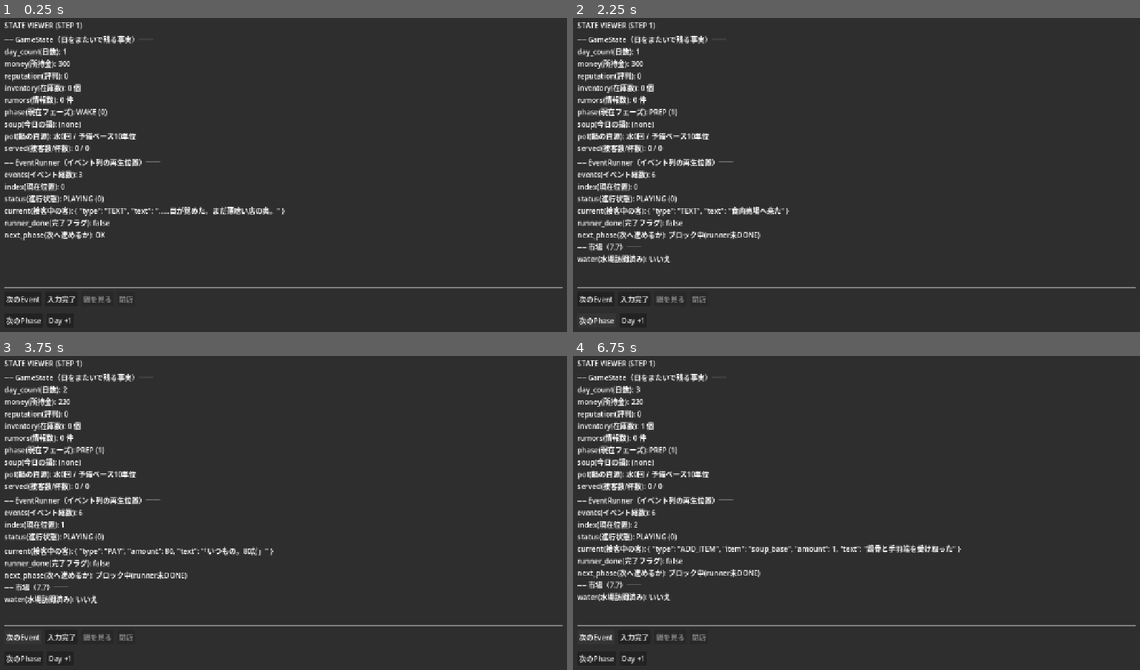
Above: before the commit, frames 1-4 (two rows, left to right).
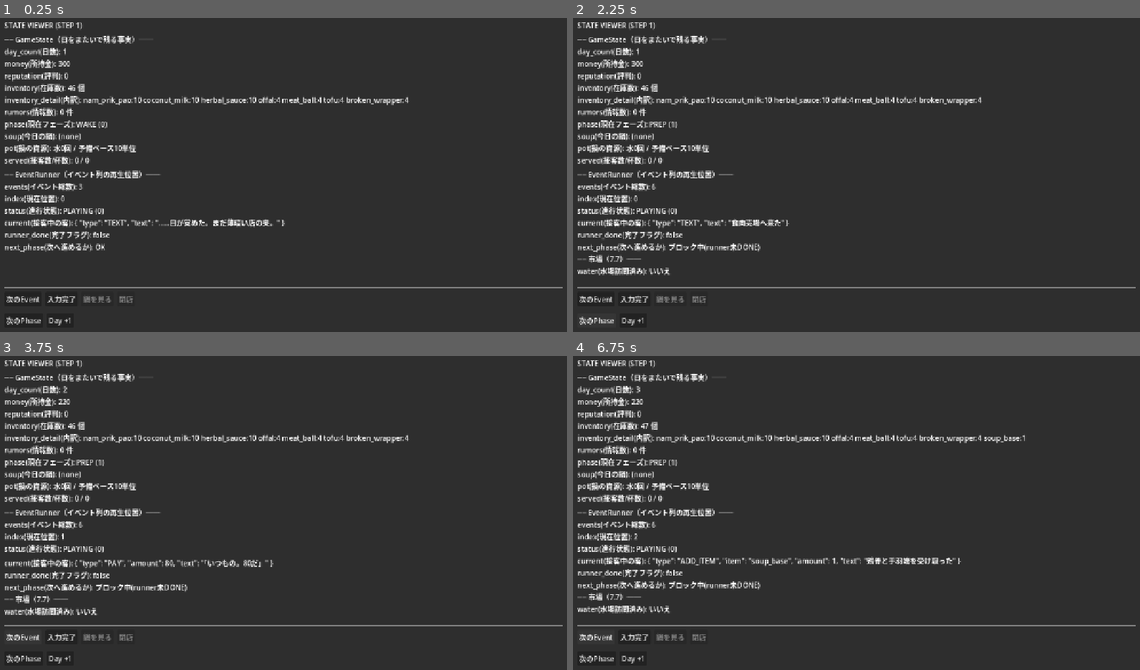
Above: after the commit, the same moments.

Repository: kimidorikame/Godot_Game01
Game: Godot game, scene res://scenes/debug_panel.tscn
Two runs of this game, one before a commit and one after it. Both use one fixed random seed, a clock stepped at 60 frames per second and the inputs below.
Inputs:
- Up to frame 1 (0.25 s): no input
- Up to frame 2 (2.25 s): click "次のEvent" at 0.5 s; click "入力完了" at 1.25 s; click "次のPhase" at 2 s
- Up to frame 3 (3.75 s): click "Day +1" at 2.75 s; click "次のEvent" at 3.5 s
- Up to frame 4 (6.75 s): click "入力完了" at 4.25 s; click "次のPhase" at 5 s; click "Day +1" at 5.75 s; click "次のEvent" at 6.5 s

The runs differ from the first frame. In frame 1, 5.3% of the frame differs, in the area x 0-73%, y 20-75%; in frame 2, 5.9%; in frame 3, 6.1%; in frame 4, 6.7%, in the area x 0-80%, y 20-83%.

Commit message:
DESIGN.md 7.7: 市場の日ごとの解禁・永順青果での実購入・ADJUST在庫連動を実装
3つを続けて積んだ一連の作業をまとめてコミットする：

- 市場5店（青果〜端材半端物）の enabled を GameState.day_count >= 2 で
  判定するよう変更。Event列生成時点の値に固定される制約は既存のまま
  （次にPREPへ入り直すまで反映されない）。
- 永順青果を実際に買える店にした。MARKETと同じ「optionsを持つEvent」の
  入れ子パターンで店内画面を作り、冬瓜(GENTLE)/苦瓜(BITTER)を1回5杯分
  ずつ購入可能に。所持金不足はボタン側で無効化。規格外野菜は企画上ベース
  代用品の位置づけと判明したため今回のスコープから除外。
- ADJUSTの選択肢を固定7種のハードコードから GameState.inventory の
  動的生成に変更。選ぶたびに remove_inventory で1消費し、接客途中で
  尽きた分もライブの在庫を見て無効化し直す（MARKETのenabledと同じ
  「Eventは読むだけで書き換えない」原則の帰結）。
  Day1開始時の初期在庫は調味料3種10個・具材4種4個で確定
  （具材を少なめにして初日から在庫を気にする場面を作る狙い）。
  市場で買った冬瓜・苦瓜も同じ仕組みでその夜のADJUSTに即反映される。

Co-Authored-By: Claude Sonnet 5 <noreply@anthropic.com>

Diff:
--- a/scripts/day1_events.gd
+++ b/scripts/day1_events.gd
@@ -59,21 +59,41 @@
 
 ## 市場の選択肢（DESIGN.md 7.7）。"enabled" で今日押せるかをデータ側に持たせる
 ## （「今日どの店が開いているか」は日ごとに変わる事実なので、is_mob等と同じくデータ側）。
-## Day1: 食肉仲卸は自動で済んでいる（PREPの先頭で既にTEXT→PAY→ADD_ITEM済み）ので
-##   常に無効。青果〜端材半端物は購入を未実装なので常に無効。水場だけ押せる。
+## 食肉仲卸は自動で済んでいる（PREPの先頭で既にTEXT→PAY→ADD_ITEM済み）ので常に無効。
+## 青果〜端材半端物は2日目から解禁（DESIGN.md 7.7「他の区画は2日目から解禁」）。
+##   青果（永順青果）だけ実際に買える（produce_goods参照）。他4店はまだ中身が無い
+##   （押せるようになるだけで、選んでも何も起きない）。
+##   >= 2 なので3日目以降も開いたまま（店ごとに解禁日を変える仕組みは対象外）。
+## 水場は初日から常に押せる。
 ## "text" は訪問時のセリフ（DESIGN.md 7.7「支払いのトーン」表：水場＝生活の愚痴混じり）。
 ##   水場は市場外のEventとしては並べないので、この text をDebugPanel側が読んで表示する
 ##   （_visit_water_stall 参照）。
+## 注意: この enabled は prep_events() が呼ばれた瞬間（＝PREPに入った瞬間）に固定される。
+##   Event データは読むだけで書き換えない原則のため、MARKET画面を表示したまま
+##   day_count が変わっても、その場では反映されない（次にPREPへ入り直すまで）。
 static func _market_options() -> Array:
+	var day2_unlocked: bool = GameState.day_count >= 2
 	return [
 		{ "id": "meat_wholesale", "label": "食肉仲卸（訪問済み）", "enabled": false },
-		{ "id": "produce",        "label": "青果",       "enabled": false },
-		{ "id": "dry_goods",      "label": "乾物調味料", "enabled": false },
-		{ "id": "tofu_noodles",   "label": "豆腐麺",     "enabled": false },
-		{ "id": "seafood",        "label": "海鮮",       "enabled": false },
-		{ "id": "scraps",         "label": "端材半端物", "enabled": false },
+		{ "id": "produce",        "label": "青果",       "enabled": day2_unlocked },
+		{ "id": "dry_goods",      "label": "乾物調味料", "enabled": day2_unlocked },
+		{ "id": "tofu_noodles",   "label": "豆腐麺",     "enabled": day2_unlocked },
+		{ "id": "seafood",        "label": "海鮮",       "enabled": day2_unlocked },
+		{ "id": "scraps",         "label": "端材半端物", "enabled": day2_unlocked },
 		{ "id": "water",          "label": "水場",       "enabled": true,
 			"text": "「今月分、払っとけよ」「はいはい、分かってる」" },
+	]
+
+
+## 永順青果の商品（DESIGN.md 7.7）。1回選ぶと1袋＝GameState.INGREDIENT_SERVINGS_PER_PURCHASE
+## 杯分を買える（何度でも買える。所持金が足りなければ受け側がボタンを無効化する）。
+## 価格はPRICING_SPEC.md 6章「安い例」の冬瓜=20を基準。苦瓜はPRICING_SPEC.md 7章では
+## 調味料10杯分25だが、ここでは冬瓜と揃えて5杯分梱包に変更したための仮の半額（13）。
+## §7の「10杯分」表記との食い違いはPRICING_SPEC.md側の追記が別途必要（今は保留）。
+static func produce_goods() -> Array:
+	return [
+		{ "id": "winter_melon", "label": "冬瓜", "price": 20 },
+		{ "id": "bitter_melon", "label": "苦瓜", "price": 13 },
 	]
 
 
@@ -156,19 +176,43 @@
 	return events
 
 
-## ADJUSTの選択肢（DESIGN.md 9.5 STEP17.6：Day1の在庫7種。調味料3＋具材4）。
-## 全客共通なのでここに1箇所だけ置く。塩漬けライム・苦瓜はDay1の在庫に無いので含めない
-## （在庫が選択肢を決める、という方針。定義自体はIngredientsに残したまま）。
+## Day1開始時の初期在庫（DESIGN.md 7.7）。塩漬けライム・苦瓜は含めない
+## （苦瓜は市場で買って初めて手に入る、という導線を保つため。定義自体はIngredientsに残したまま）。
+## 調味料3種と具材4種で数量に差をつける：
+##   調味料（少量で効く・味付け的な使い方）は多め＝各10個
+##   具材（実際の食材として消費される）は少なめ＝各4個。初日から在庫を気にする場面を作る
+## soup_base（食肉仲卸のベース）はここに含めない＝ADJUSTの対象外の別枠。
+static func initial_inventory() -> Dictionary:
+	return {
+		"nam_prik_pao": 10, "coconut_milk": 10, "herbal_sauce": 10,
+		"offal": 4, "meat_ball": 4, "tofu": 4, "broken_wrapper": 4,
+	}
+
+
+## ADJUSTボタンの表示文言（「を入れる」action framing）。id→ラベルのみで、
+## 在庫の有無・個数は _adjust_options() 側（GameState.inventory）が決める。
+## pickled_lime・bitter_meronのように今は初期在庫に無い（＝市場等で買わないと出てこない）
+## idの分も、買った瞬間ラベル無しにならないよう先に用意しておく。
+const _ADJUST_LABELS := {
+	"nam_prik_pao": "ナムプリックパオを入れる", "coconut_milk": "ココナッツミルクを入れる",
+	"pickled_lime": "塩漬けライムを入れる", "herbal_sauce": "薬膳ナンプラーだれを入れる",
+	"bitter_melon": "苦瓜を入れる", "offal": "下処理したモツを入れる",
+	"meat_ball": "くず肉団子を入れる", "tofu": "豆腐を入れる",
+	"broken_wrapper": "割れた餃子皮を入れる", "winter_melon": "冬瓜を入れる",
+}
+
+
+## ADJUSTの選択肢（DESIGN.md 9.5 STEP17.6 → 7.7で在庫連動に変更）。
+## 全客共通なのでここに1箇所だけ置く。GameState.inventory にある id だけを出す
+## （＝在庫が選択肢を決める）。remove_inventory は0以下でキーごと削除する仕様なので、
+## 辞書に残っている＝在庫1個以上、のチェックは不要。
 static func _adjust_options() -> Array:
-	return [
-		{ "id": "nam_prik_pao",   "label": "ナムプリックパオを入れる" },
-		{ "id": "coconut_milk",   "label": "ココナッツミルクを入れる" },
-		{ "id": "herbal_sauce",   "label": "薬膳ナンプラーだれを入れる" },
-		{ "id": "offal",          "label": "下処理したモツを入れる" },
-		{ "id": "meat_ball",      "label": "くず肉団子を入れる" },
-		{ "id": "tofu",           "label": "豆腐を入れる" },
-		{ "id": "broken_wrapper", "label": "割れた餃子皮を入れる" },
-	]
+	var options := []
+	for id in GameState.inventory:
+		if id == "soup_base":   # 鍋のベースはADJUSTの対象外
+			continue
+		options.append({ "id": id, "label": _ADJUST_LABELS.get(id, str(id)) })
+	return options
 
 
 ## 客ごとに変わる差分だけ（売上は DESIGN.md 6章の Day1 台本準拠：45 / 40 / 55）。
--- a/scripts/debug_panel.gd
+++ b/scripts/debug_panel.gd
@@ -52,8 +52,19 @@
 # リセットする。水場のように専用Eventを持たない店の text を表示するための一時状態。
 var _market_last_text := ""
 
+# 今どの店の中にいるか（例: "produce"）。空文字なら市場のトップ（7店舗選択）にいる。
+# 鍋モード（_pot_mode）と同じ「EventRunnerには触れないUIだけの入れ子」。
+# PREPに入るたびリセットする。
+var _market_shop := ""
+
 
 func _ready() -> void:
+	# DESIGN.md 7.7: ADJUSTが在庫連動になったので、ゲーム開始時に1回だけ初期在庫を積む。
+	# is_empty()でガード＝シーン再読み込み等で_ready()が二度走っても二重に積まない。
+	if GameState.inventory.is_empty():
+		var starting: Dictionary = Day1Events.initial_inventory()
+		for id in starting:
+			GameState.add_inventory(id, int(starting[id]))
 	_set_runner_for_phase(GameState.phase)
 
 	# 以下は「どのボタン/シグナルが何を呼ぶか」の結線。処理内容は各ハンドラ側にある。
@@ -96,9 +107,10 @@
 	_pending_shortage_ev = null
 	_pot_mode = false
 	_pot_water_added = false
-	# 7.7: 市場の水場訪問フラグ・直前のセリフも PREP に入るたびリセットする。
+	# 7.7: 市場の水場訪問フラグ・直前のセリフ・店の中にいるかも PREP に入るたびリセットする。
 	_market_visited_water = false
 	_market_last_text = ""
+	_market_shop = ""
 	if phase == GameState.Phase.WAKE:
 		flow.set_runner(Day1Events.wake_events())
 	elif phase == GameState.Phase.PREP:
@@ -151,14 +163,18 @@
 	_complete_input_and_advance()
 
 
-## ADJUST の具材ボタンが押されたときのハンドラ（STEP 17.6）。
+## ADJUST の具材ボタンが押されたときのハンドラ（STEP 17.6 → 7.7で在庫連動）。
 ## 「椀へ具材を足す」のは EventRunner ではなく受け側＝ここの責務
 ## （DESIGN.md 9.5 STEP 13「EventRunner は味付け効果を処理しない」）。
 ## STEP 13/14 と違い、進めない（advanceしない）。3枠まで何度でも選べるようにするため、
 ## ADJUST から進むのは [入力完了]（提供）を押したときだけにする。
+## 7.7: 選ぶたびに在庫を1減らす。在庫切れ（ボタン側で無効化済みだが二重に防ぐ）なら何もしない。
 func _on_ingredient_selected(ingredient_id: String) -> void:
+	if int(GameState.inventory.get(ingredient_id, 0)) <= 0:
+		return
 	if _open != null:
 		_open.add_to_bowl(ingredient_id)
+	GameState.remove_inventory(ingredient_id, 1)
 	_refresh()
 
 
@@ -209,14 +225,46 @@
 
 
 ## 市場の店ボタンが押されたときのハンドラ（DESIGN.md 7.7）。ADJUSTの具材ボタンと同じく
-## 進めない（EventRunnerには触れない）。青果〜端材半端物は購入を未実装なので、
+## 進めない（EventRunnerには触れない）。乾物調味料〜端材半端物は購入を未実装なので、
 ## 押せる状態にならない限りここには来ない（data側の"enabled"で塞いである）。
 func _on_market_stall_selected(id: String) -> void:
 	match id:
 		"water":
 			_visit_water_stall()
+		"produce":
+			_market_shop = "produce"  # 永順青果の店内へ（鍋モードと同じ、UIだけの入れ子）
 		_:
-			pass  # 対象外（青果・乾物調味料・豆腐麺・海鮮・端材半端物はDay2以降）
+			pass  # 対象外（乾物調味料・豆腐麺・海鮮・端材半端物はまだ中身が無い）
+	_refresh()
+
+
+## 店名から、その店の商品リストを引く。店ごとの商品データは day1_events.gd 側
+## （"today's shop"の事実として、enabledと同じ置き場所）。未実装の店は空配列。
+func _shop_goods(shop: String) -> Array:
+	match shop:
+		"produce":
+			return Day1Events.produce_goods()
+		_:
+			return []
+
+
+## 店の商品ボタンが押されたときのハンドラ（DESIGN.md 7.7）。店を出ずその場に留まる
+## （何度でも買える）。所持金が足りない商品はボタン側で無効化済みなので、ここでは
+## 二重チェックだけ（防御的）。
+func _on_shop_item_selected(shop: String, id: String) -> void:
+	for good in _shop_goods(shop):
+		if str(good.get("id", "")) == id:
+			var price: int = int(good.get("price", 0))
+			if GameState.money >= price:
+				GameState.apply_money(-price)
+				GameState.add_inventory(id, GameState.INGREDIENT_SERVINGS_PER_PURCHASE)
+			break
+	_refresh()
+
+
+## [市場に戻る]（店から出る）。鍋モードの[戻る]と同じくEventRunnerには触れない。
+func _on_shop_exit_pressed() -> void:
+	_market_shop = ""
 	_refresh()
 
 
@@ -485,6 +533,14 @@
 		return
 
 	if cur.get("type", "") == "MARKET":
+		if _market_shop != "":
+			for good in _shop_goods(_market_shop):
+				var gid: String = str(good.get("id", ""))
+				var price: int = int(good.get("price", 0))
+				_add_pot_button("%s（-%d）" % [str(good.get("label", gid)), price],
+					GameState.money < price, _on_shop_item_selected.bind(_market_shop, gid))
+			_add_pot_button("市場に戻る", false, _on_shop_exit_pressed)
+			return
 		for option in cur.get("options", []):
 			var id: String = str(option.get("id", ""))
 			var disabled: bool = not bool(option.get("enabled", true))
@@ -499,10 +555,15 @@
 	if _open != null:
 		at_cap = _open.current_bowl.get("additions", []).size() >= OpenController.MAX_ADDITIONS
 	for option in cur["options"]:
+		var opt_id: String = str(option.get("id", ""))
+		# 7.7: options は接客開始時に1回だけ組み立てた在庫のスナップショット（MARKETの
+		# enabledと同じく読むだけで書き換えない）。同じ接客中に選び尽くして0になる分は
+		# ここでライブの在庫数を見て無効化し直す（水場ボタンと同じ形）。
+		var out_of_stock: bool = int(GameState.inventory.get(opt_id, 0)) <= 0
 		var btn := Button.new()
-		btn.text = str(option.get("label", option.get("id", "?")))
-		btn.disabled = at_cap
-		btn.pressed.connect(_on_ingredient_selected.bind(str(option.get("id", ""))))
+		btn.text = str(option.get("label", opt_id if opt_id != "" else "?"))
+		btn.disabled = at_cap or out_of_stock
+		btn.pressed.connect(_on_ingredient_selected.bind(opt_id))
 		_options_row.add_child(btn)
 
 
@@ -535,6 +596,8 @@
 	#   money      … 所持金。支払いで減り売上で増える
 	#   reputation … 店の評判値。REACT の判定結果で増減する（7.6）
 	#   inventory  … 持っている具材・調味料の合計個数（辞書 { id: 個数 } の値を合計。7.7）
+	#   inventory_detail … 品目ごとの内訳（7.7：市場で複数品目を買うと合計数だけでは
+	#                 「何が増えたか」が分からないため、id:個数の一覧を別行で出す）
 	#   rumors     … スマホで得た噂の件数。今は未使用
 	#   phase      … 一日のどの段階か（WAKE→PREP→OPEN→CLOSE→NEXT_DAY）
 	#   soup       … 仕込んだ鍋と残量・濃さ。仕込み前はnone。翌日リセット
@@ -552,6 +615,7 @@
 		"money(所持金): %d" % GameState.money,
 		"reputation(評判): %d" % GameState.reputation,
 		"inventory(在庫数): %d 個" % _inventory_total(),
+		"inventory_detail(内訳): %s" % _format_inventory_detail(),
 		"rumors(情報数): %d 件" % GameState.rumors.size(),
 		"phase(現在フェーズ): %s (%d)" % [phase_name, GameState.phase],
 		"soup(今日の鍋): %s" % soup_text,
@@ -577,6 +641,18 @@
 	for count in GameState.inventory.values():
 		total += int(count)
 	return total
+
+
+## 在庫の品目別内訳（7.7：市場で何を買ったかを目で確認できるようにするため）。
+## 例: "winter_melon:5 bitter_melon:13"。空なら "(なし)"。
+## キーの並びはDictionaryの挿入順（買った順）でよい・ソートはしない。
+func _format_inventory_detail() -> String:
+	if GameState.inventory.is_empty():
+		return "(なし)"
+	var parts := PackedStringArray()
+	for id in GameState.inventory:
+		parts.append("%s:%d" % [str(id), int(GameState.inventory[id])])
+	return " ".join(parts)
 
 
 func _format_runner() -> String:
--- a/scripts/game_state.gd
+++ b/scripts/game_state.gd
@@ -21,6 +21,11 @@
 # ベース1袋で作れる杯数（PRICING_SPEC.md 5章：1袋80＝10杯分）。
 # 値段と同じくゲーム共通のルール。
 const SERVINGS_PER_BASE := 10
+
+# 市場で具材を1回買うと足される杯数（DESIGN.md 7.7：具材は5杯分の小分けで販売）。
+# ベースと違い袋／単位の2段管理はしない。inventoryの個数＝そのまま使える杯数として持つ
+# （将来ADJUSTで消費するとき remove_inventory(id, 1) するだけで済む形にしておく）。
+const INGREDIENT_SERVINGS_PER_PURCHASE := 5
 
 # 鍋の操作の効き方（DESIGN.md 7.6「状態の変化」の表）。値をここに集約する。
 const STRENGTH_MIN := 1            # 濃さの下限（水っぽい）
--- a/scripts/ingredients.gd
+++ b/scripts/ingredients.gd
@@ -10,8 +10,10 @@
 ## STEP 17.5: 5つの味（調味料）を用意。tagsは1個ずつ、大文字（HOT等）で統一
 ## （鍋のbase_tagsは"meaty"等の小文字のままで別の名前空間。衝突しない）。
 ## STEP 17.6: 具材4種を追加。味とは別軸（POWER/GENTLE/FILLING等、DESIGN.md 9.5 STEP17.6）。
-## Day1の在庫はこのうち7種（調味料3＋具材4）。pickled_lime/bitter_meronは
-## 定義のみでDay1では使わない（在庫が選択肢を決める＝day1_events.gd側で絞る）。
+## Day1の在庫はこのうち7種（調味料3＋具材4）。pickled_limeは定義のみで未使用
+## （在庫が選択肢を決める＝day1_events.gd側で絞る）。
+## DESIGN.md 7.7: 永順青果の商品として winter_melon（冬瓜）を追加。bitter_melon（苦瓜）は
+## STEP17.6で定義済みだったものを購入対象として使い始める（tagsの定義自体は変更なし）。
 
 const _TAGS := {
 	"nam_prik_pao": ["HOT"],
@@ -23,6 +25,7 @@
 	"meat_ball": ["POWER"],
 	"tofu": ["GENTLE"],
 	"broken_wrapper": ["FILLING"],
+	"winter_melon": ["GENTLE"],
 }
 
 
